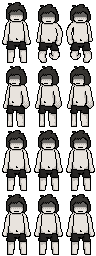
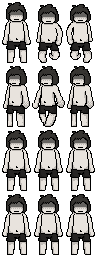
Layers edited between the first and the second 96x256 image:
removed layer "colin.png" over [21,90,86,127]
renamed "Background" to "colinwalk.png", showed it, painted on it over [21,90,86,127]
